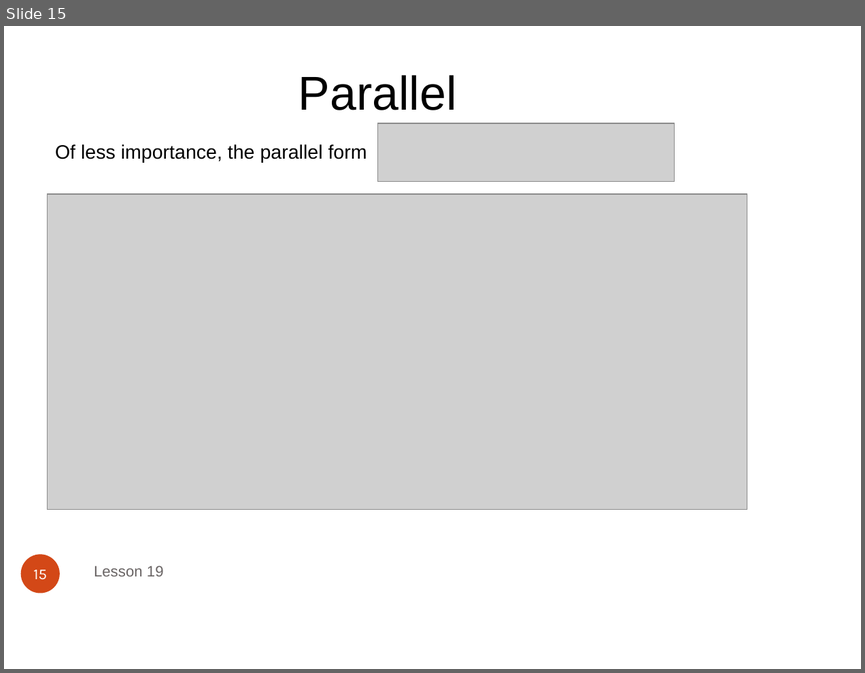
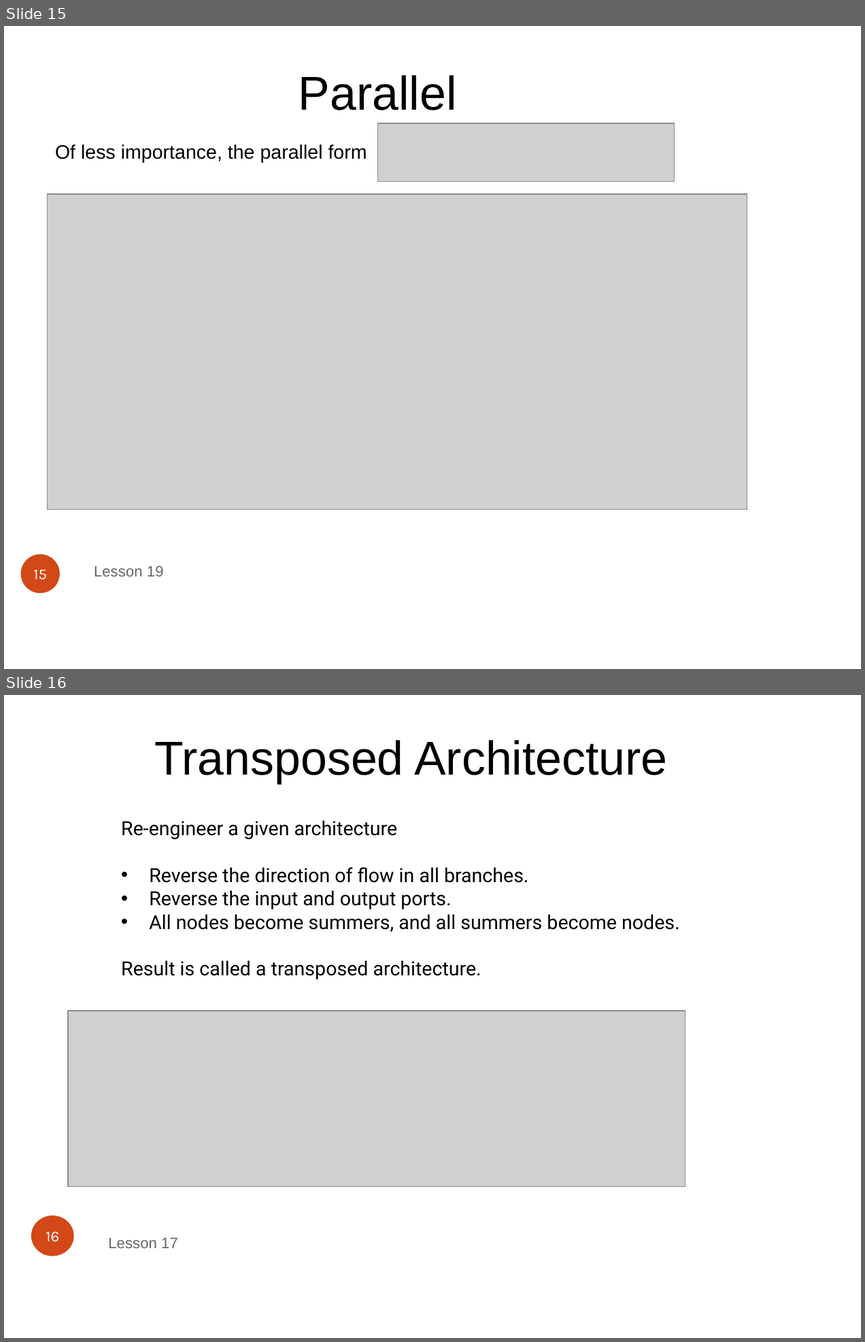
Before and after one commit to makslevental/school_work, a slide deck: summer2015/dsp/exam3/wiring_diagrams.odp. Shown one above the other, each under a label of ours: slide 15 before the commit, slides 15 and 16 after it. The pictures are 865x673 and 865x1342 pixels, drawn with LibreOffice and Linux fonts; fonts in the diff are those of the drawing; grey boxes stand for pictures. Boxes give left, top, right and bottom in pixels: in the first picture for what was removed or moved away, otherwise in the second. Text is boxed around its words. In the diff, an @@ line names an element or a change of style, - is before the commit and + after.

```diff
--- a/summer2015/dsp/exam3/wiring_diagrams.odp
+++ b/summer2015/dsp/exam3/wiring_diagrams.odp
@@ slide 16 added at bbox=[4, 695, 861, 1338], background #FFFFFF @@
@@ title added at bbox=[155, 740, 667, 783], 44 pt, text #000000 @@
+Transposed Architecture
@@ text added at bbox=[121, 820, 680, 979], 18 pt, text #000000 @@
+Re-engineer a given architecture
+• Reverse the direction of flow in all branches.
+• Reverse the input and output ports.
+• All nodes become summers, and all summers become nodes.
+Result is called a transposed architecture.
@@ picture added at bbox=[68, 1011, 685, 1187] @@
@@ page number added at bbox=[31, 1215, 74, 1255], fill #D34817, 14 pt, text #FFFFFF @@
+16
@@ text added at bbox=[108, 1237, 178, 1248], 14 pt, text #696464 @@
+Lesson 17
```
Also in this commit, not shown: 2 other slides added, 2 other files.
